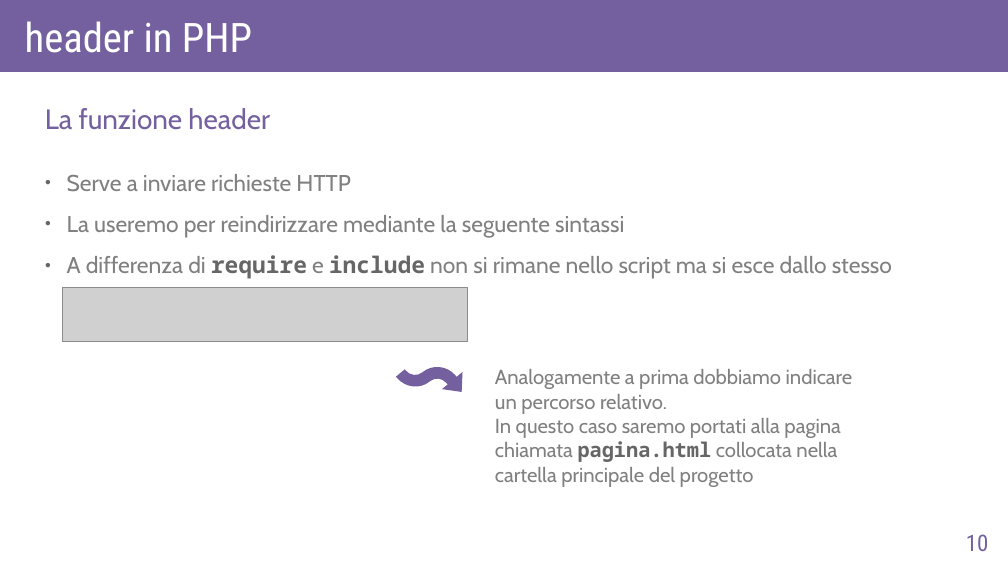
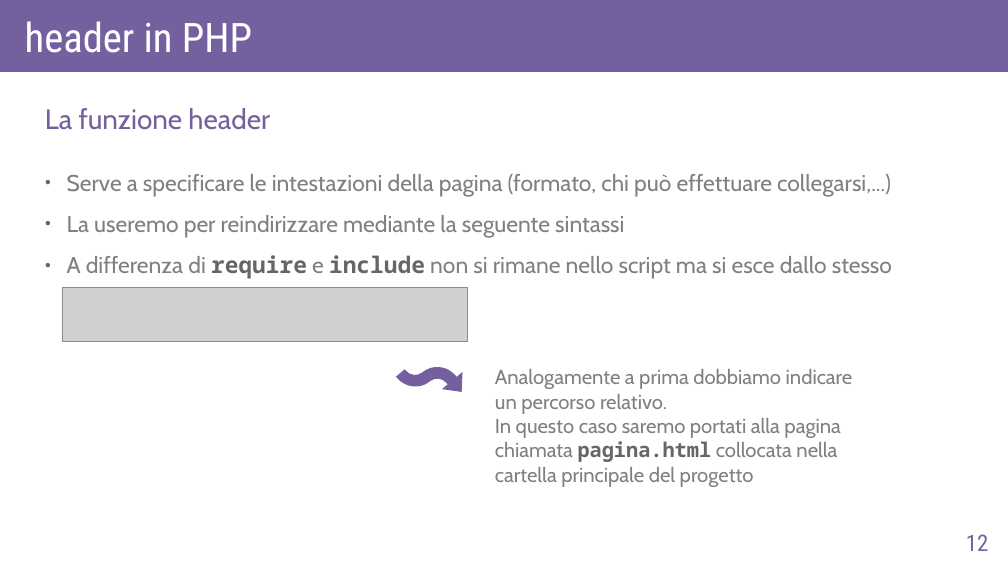
Before and after one commit to AlexF1789/corsoPHP, a slide deck: slide 12 of slide_odp/lez3.odp (slide 10 before the commit). Drawn at 1008x567 pixels with LibreOffice and Linux fonts; fonts in the diff are those of the drawing; grey boxes stand for pictures. Boxes give left, top, right and bottom in pixels: in the first picture for what was removed or moved away, otherwise in the second. Text is boxed around its words. In the diff, an @@ line names an element or a change of style, - is before the commit and + after.

```diff
--- a/slide_odp/lez3.odp
+++ b/slide_odp/lez3.odp
@@ text at [67,174,891,197]: text changed @@
-● Serve a inviare richieste HTTP
+● Serve a specificare le intestazioni della pagina (formato, chi può effettuare collegarsi,...)
@@ page number at [966,534,989,551]: text changed @@
-10
+12
```
Also in this commit, not shown: 1 other slide changed, 3 slides added, 1 slide removed, 12 other files.
